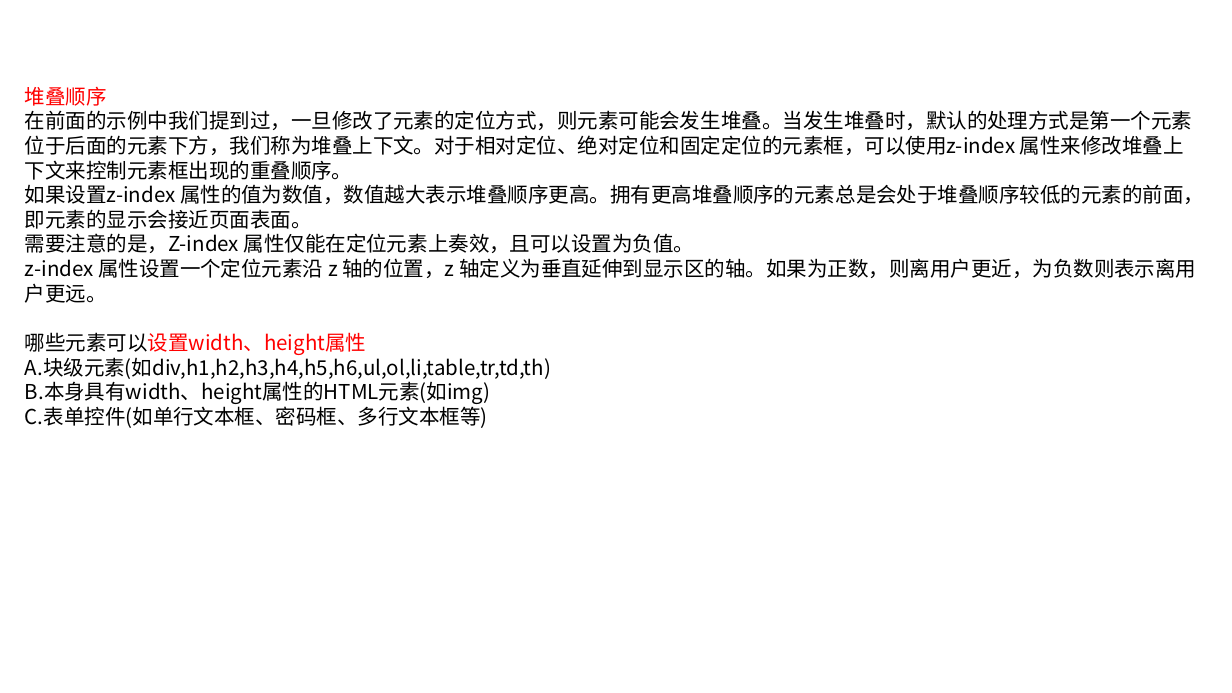
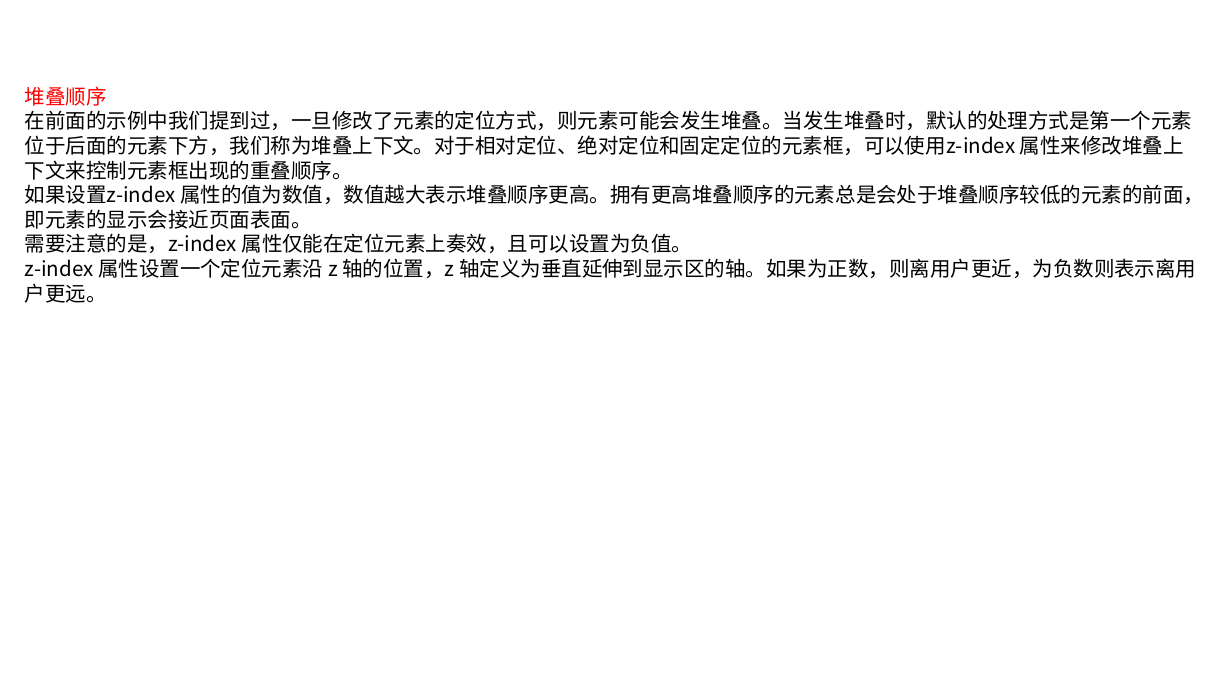
Before and after one commit to linkknown/PPT, a slide deck: slide 19 of 前端PPT/css 简介.pptx. Drawn at 1232x693 pixels with LibreOffice and Linux fonts; fonts in the diff are those of the drawing; background and template pictures are left out. Boxes give left, top, right and bottom in pixels: in the first picture for what was removed or moved away, otherwise in the second. Text is boxed around its words. In the diff, an @@ line names an element or a change of style, - is before the commit and + after.

```diff
--- a/前端PPT/css 简介.pptx
+++ b/前端PPT/css 简介.pptx
@@ text at [25,233,693,253]: text changed @@
-需要注意的是，Z-index 属性仅能在定位元素上奏效，且可以设置为负值。
+需要注意的是，z-index 属性仅能在定位元素上奏效，且可以设置为负值。
@@ text at [25,332,551,428]: paragraphs removed @@
-哪些元素可以设置width、height属性
-A.块级元素(如div,h1,h2,h3,h4,h5,h6,ul,ol,li,table,tr,td,th)
-B.本身具有width、height属性的HTML元素(如img)
-C.表单控件(如单行文本框、密码框、多行文本框等)
```
Also in this commit, not shown: 7 other slides changed, 3 slides added, 2 other files.
